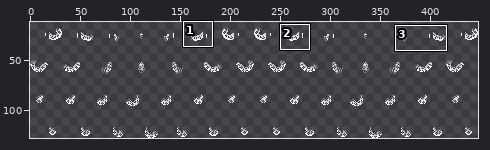
File history of a sprite sheet, Resources/Textures/_EE/Mobs/Customization/Tajaran/leotail.rsi/leotailanim_primary.png. The first picture is a wide view before the edit; the outline marks the close-up.
Close-up. Earlier state:
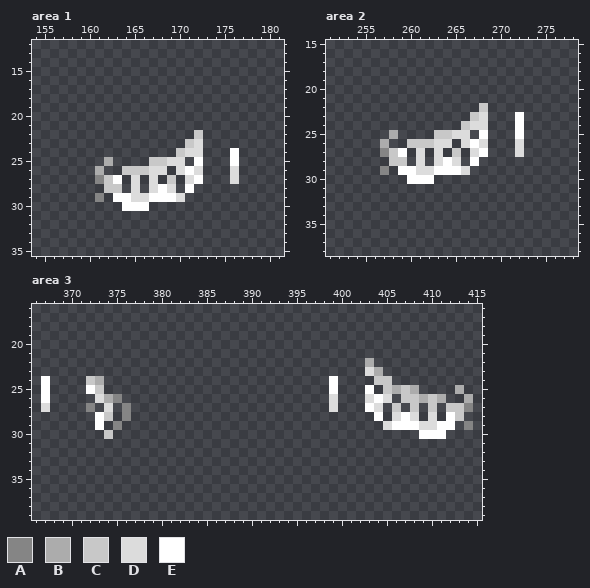
The file is 448x128 pixels. Shown: area 1: x 154..181, y 12..35; area 2: x 251..278, y 15..38; area 3: x 366..415, y 16..39. The wide view leaves out empty margins. The commit also changed other parts of the picture, which this record leaves out.
Palette (. is transparent): A #858585  B #acacac  C #c8c8c8  D #dcdcdc  E #ffffff
Pixels before, area 1, first column x 161:
22 ...........C....
23 ..........CD....
24 .........CDD...E
25 .B....CCDD.E...E
26 B..CCCDD.DED...D
27 ACE.D.D.C.DE...D
28 .CC.D.DED.E.....
29 A.EEDDEEED......
30 ...EEE..........
Pixels before, area 2, first column x 257:
22 ...........C....
23 ..........CD...E
24 .........CDD...E
25 .B....CCDD.E...E
26 B..CCCDD.DED...D
27 ACE.D.D.C.DE...D
28 .CC.D.DED.E.....
29 A.EEDDEEED......
30 ...EEE..........
Pixels before, area 3, first column x 367:
22 ....................................B...........
23 ....................................DB..........
24 E....CB.........................E....CC.........
25 E....EC.........................E...E.CBCB....B.
26 E.....DBA.......................D...DED.CCBCB..B
27 D....A.D.A......................D...ED.C.C.C.CCA
28 ......EC.A...........................E.DED.D.EC.
29 ......E.A.............................DEEEDDEE.A
30 .......C..................................EEE...
New version:
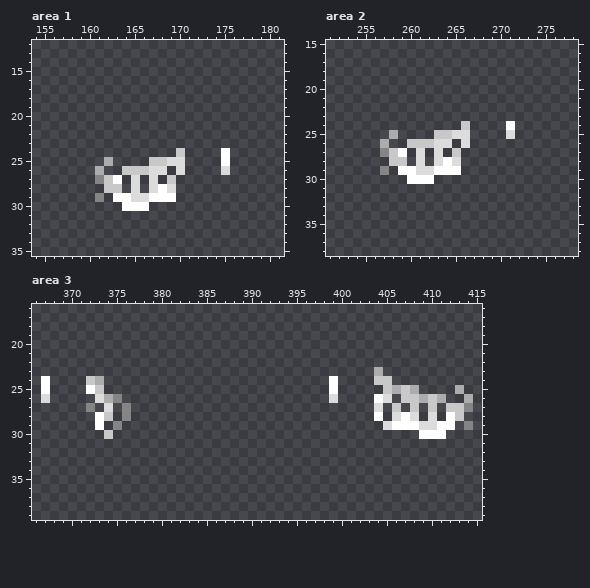
Diff:
Area 1:
y 22: x 172 C -> .
y 23: x 171..172 CD -> ..
y 24: x 171..172 DD -> ..; x 175..176 .E -> E.
y 25: x 172 E -> .; x 175..176 .E -> E.
y 26: x 171..172 ED -> ..; x 175..176 .D -> D.
y 27: x 171..172 DE -> ..; x 176 D -> .
y 28: x 171 E -> .
y 29: x 170 D -> .
Area 2:
y 22: x 268 C -> .
y 23: x 267..268 CD -> ..; x 272 E -> .
y 24: x 267..268 DD -> ..; x 271..272 .E -> E.
y 25: x 268 E -> .; x 271..272 .E -> D.
y 26: x 267..268 ED -> ..; x 272 D -> .
y 27: x 267..268 DE -> ..; x 272 D -> .
y 28: x 267 E -> .
y 29: x 266 D -> .
Area 3:
y 22: x 403 B -> .
y 23: x 403 D -> .
y 25: x 403 E -> .
y 26: x 367 E -> D; x 403 D -> .
y 27: x 367 D -> .; x 399 D -> .; x 403 E -> .
Where, in picture pixels (left, top, right, bottom), the same in both close-ups:
changed: (176, 130, 239, 202)
changed: (461, 103, 524, 175)
erased: (329, 358, 374, 412)
changed: (41, 394, 50, 412)
